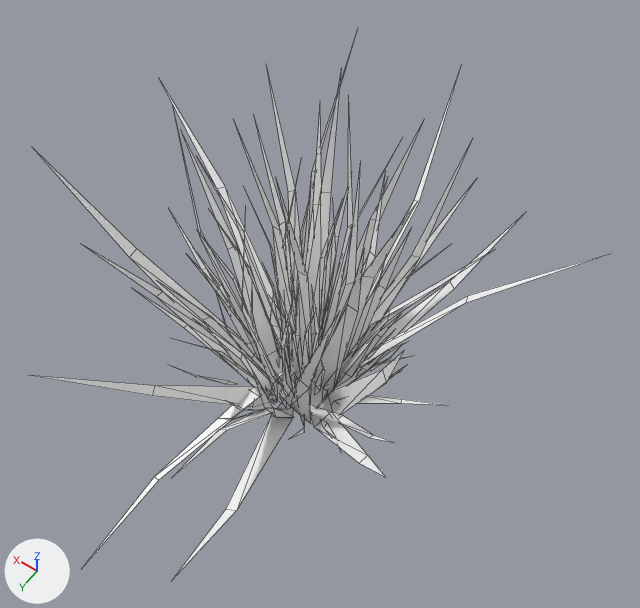
Before and after pictures for a commit that changed the glTF model EverythingLibraryBrowser/models/trees/trees-grasses-grey-grass-tuft/trees-grasses-grey-grass-tuft_v1.glb.
Before and after are seen from a 50 mm camera at (-0.245, 0.289, 0.626) aimed at (-0.028, -0.015, 0.148). Lighting does not change. The marker at lower left points along +X, +Y and +Z. The picture after the commit comes second. Mesh edges are drawn as thin lines.

Objects in the first picture: 'Grey Grass Tuft_v1'.
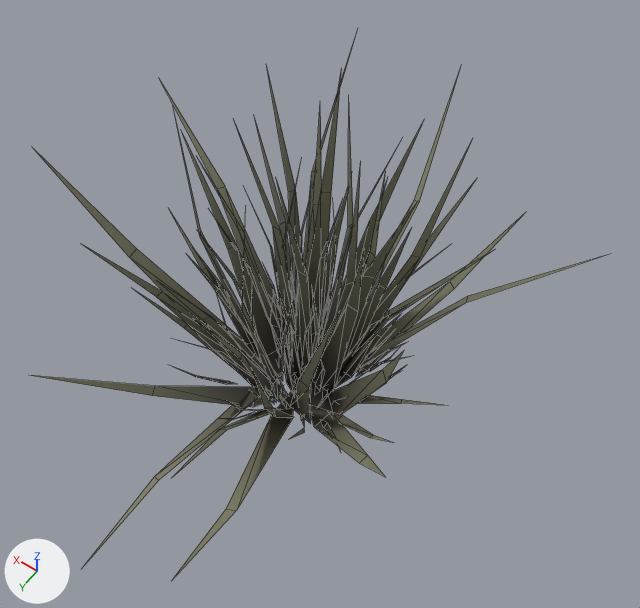
The newer file is also turned or shifted as a whole; pictures and numbers use the older file's frame.

Boxes (x1, y1, x2, y2) around the edits, measured in the pictures (640 x 608 px):
part 1 of me_mesh_001, recoloured
    both: (36, 42, 608, 580)
part 2 of me_mesh_001, recoloured
    both: (218, 281, 381, 427)
part 3 of me_mesh_001, recoloured
    both: (158, 189, 465, 434)

The edits, one by one:
me_mesh_001 has 522 vertices, 348 faces and spans x -0.182..0.182, y -0.2..0.2, z 0.0..0.301.
me_mesh_001 is used by ob_grey_grass_tuft_v1; location (0.0, 0.0, 0.0).
me_mesh_001 part 1: 163 faces centred in x -0.135..0.126, y -0.157..0.152, z 0.055..0.234 are repainted in the vertex colours; the middle colour goes from white #ffffff to dark yellow #6d6e59.
me_mesh_001 part 2: 83 faces centred in x -0.067..0.037, y -0.043..0.046, z 0.058..0.115 are repainted in the vertex colours; the middle colour goes from white #ffffff to dark grey #3e3a32.
me_mesh_001 part 3: 102 faces centred in x -0.082..0.045, y -0.062..0.058, z 0.031..0.153 are repainted in the vertex colours; the middle colour goes from white #ffffff to brown #524f43.
